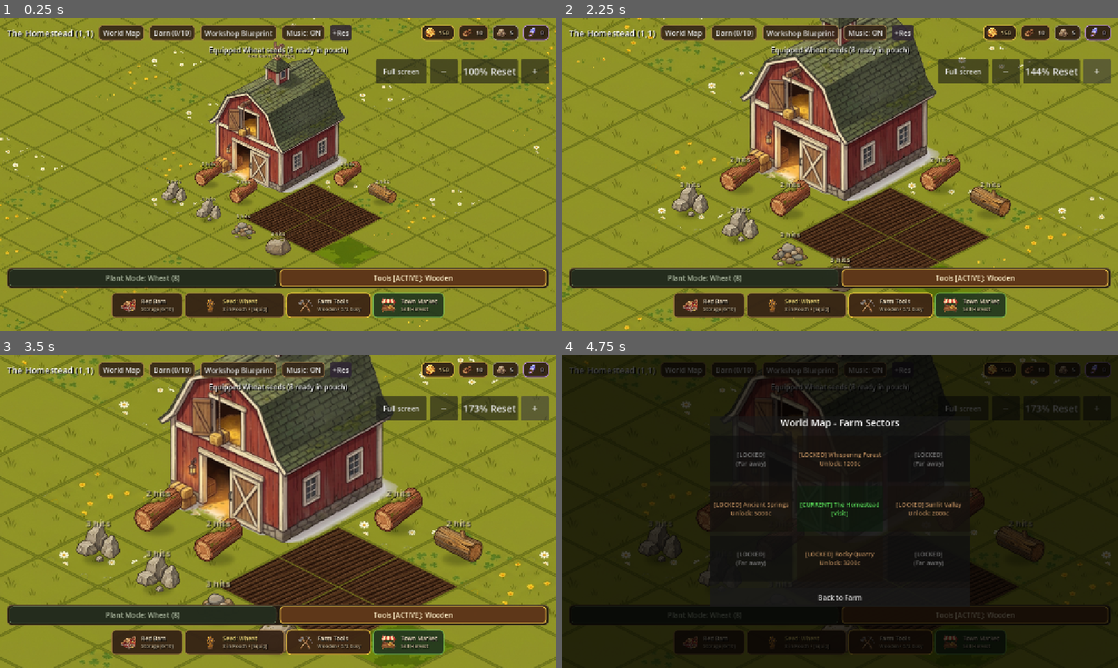
Above: before the commit, frames 1-4 (two rows, left to right).
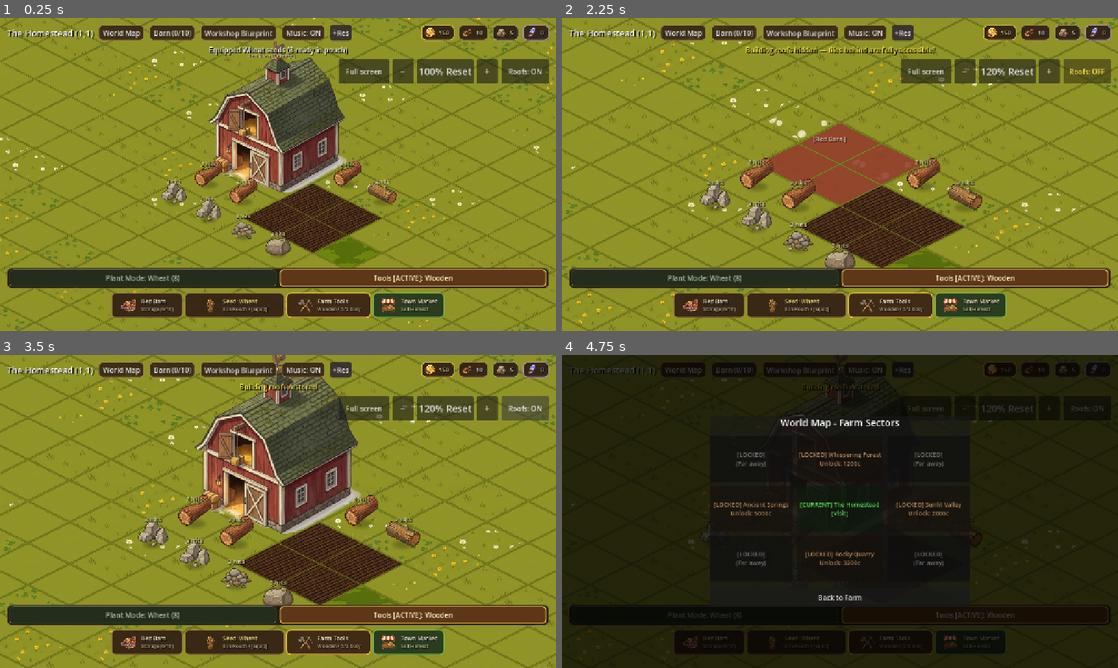
Above: after the commit, the same moments.

Repository: ShootyQ/FarmingApp
Game: Godot game, scene res://scenes/main.tscn
Same seed, same stepped clock (60 frames per second), same inputs: the game is played once before the commit and once after it.
Inputs (mouse positions are in pixels of both pictures, inside the frame that each line leads up to):
- Up to frame 1 (0.25 s): no input
- Up to frame 2 (2.25 s): click "Full screen" at 0.5 s; click "+" at 1.25 s; click (1084, 71) at 2 s, where only the run after the commit has a clickable "Roofs: ON"
- Up to frame 3 (3.5 s): click (522, 408) at 2.75 s, where only the run after the commit has a clickable "Roofs: OFF"
- Up to frame 4 (4.75 s): click "World Map" at 3.5 s; click "Barn (0/10)" at 4.25 s

The runs differ from the first frame. In frame 1, 1.2% of the frame differs, in the area x 61-98%, y 13-21%; in frame 2, 34%; in frame 3, 37%, in the area x 0-100%, y 0-100%; in frame 4, 2.2%.

Commit message:
Add Roofs toggle to flatten buildings and access tiles behind

Diff:
--- a/scripts/main.gd
+++ b/scripts/main.gd
@@ -186,6 +186,10 @@
 var placement_gy: int = 0
 var placement_drag_offset: Vector2 = Vector2.ZERO
 var placement_touch_started_on_ghost: bool = false
+
+# Building Flatten / Roof Toggle Mode (Hide roofs to access tiles behind them)
+var buildings_flattened: bool = false
+var toggle_buildings_btn: Button = null
 
 # Obstacle Variations: Weeds (4), Logs (2), Rocks (3)
 var tex_weeds = [
@@ -401,6 +405,8 @@
 		music_btn.text = "Music" if GameState.music_enabled else "Muted"
 	if dev_unlock_btn:
 		dev_unlock_btn.custom_minimum_size.y = 48
+	if toggle_buildings_btn:
+		toggle_buildings_btn.custom_minimum_size.y = 48
 	if mode_plant_btn:
 		mode_plant_btn.custom_minimum_size.y = 48
 	if mode_tools_btn:
@@ -565,6 +571,10 @@
 			return
 		elif event.keycode == KEY_2:
 			_set_active_mode("tools")
+			get_viewport().set_input_as_handled()
+			return
+		elif event.keycode == KEY_H:
+			_toggle_buildings_flattened()
 			get_viewport().set_input_as_handled()
 			return
 	if event is InputEventScreenTouch and event.pressed:
@@ -660,19 +670,20 @@
 	var controls = HBoxContainer.new()
 	controls.name = "ZoomControls"
 	controls.alignment = BoxContainer.ALIGNMENT_CENTER if mobile_ui else BoxContainer.ALIGNMENT_END
-	controls.add_theme_constant_override("separation", 8)
+	controls.add_theme_constant_override("separation", 4 if mobile_ui else 8)
 	$HUD/Margin/VBox.add_child(controls)
 	$HUD/Margin/VBox.move_child(controls, 2)
 	var fullscreen_btn = Button.new()
-	fullscreen_btn.text = "Full screen"
-	fullscreen_btn.custom_minimum_size = Vector2(116, 48)
+	fullscreen_btn.text = "Full" if mobile_ui else "Full screen"
+	fullscreen_btn.custom_minimum_size = Vector2(52, 48) if mobile_ui else Vector2(116, 48)
+	fullscreen_btn.add_theme_font_size_override("font_size", 14 if mobile_ui else 16)
 	fullscreen_btn.pressed.connect(_toggle_fullscreen)
 	controls.add_child(fullscreen_btn)
 	for caption in ["−", "100% Reset", "+"]:
 		var button = Button.new()
-		button.text = caption
-		button.custom_minimum_size = Vector2(48, 48) if mobile_ui else Vector2(64, 56)
-		button.add_theme_font_size_override("font_size", 18 if mobile_ui else 22)
+		button.text = ("100%" if mobile_ui else caption) if caption == "100% Reset" else caption
+		button.custom_minimum_size = (Vector2(40, 48) if caption != "100% Reset" else Vector2(54, 48)) if mobile_ui else (Vector2(48, 48) if caption != "100% Reset" else Vector2(64, 56))
+		button.add_theme_font_size_override("font_size", 14 if (mobile_ui and caption == "100% Reset") else (18 if mobile_ui else 22))
 		controls.add_child(button)
 		if caption == "100% Reset":
 			zoom_reset_btn = button
@@ -684,6 +695,32 @@
 			var factor = 1.2 if caption == "+" else 1.0 / 1.2
 			button.pressed.connect(func(): _zoom_at(camera.zoom.x * factor, get_viewport_rect().size * 0.5))
 
+	toggle_buildings_btn = Button.new()
+	toggle_buildings_btn.name = "ToggleBuildingsBtn"
+	toggle_buildings_btn.text = "Roofs: ON"
+	toggle_buildings_btn.tooltip_text = "Flatten building roofs to see and interact with tiles behind them"
+	toggle_buildings_btn.custom_minimum_size = Vector2(80, 48) if mobile_ui else Vector2(110, 56)
+	toggle_buildings_btn.add_theme_font_size_override("font_size", 13 if mobile_ui else 16)
+	toggle_buildings_btn.pressed.connect(_toggle_buildings_flattened)
+	controls.add_child(toggle_buildings_btn)
+
+func _toggle_buildings_flattened():
+	buildings_flattened = not buildings_flattened
+	_update_toggle_buildings_btn_text()
+	for i in range(plot_nodes.size()):
+		var tiles = GameState.sector_tiles.get(GameState.current_sector_coord, [])
+		if i < tiles.size() and tiles[i].get("type", "") in ["building", "barn"]:
+			_render_plot(i)
+	_show_message("Building roofs hidden — tiles behind are fully accessible!" if buildings_flattened else "Building roofs restored", true)
+
+func _update_toggle_buildings_btn_text():
+	if toggle_buildings_btn:
+		toggle_buildings_btn.text = "Roofs: OFF" if buildings_flattened else "Roofs: ON"
+		if buildings_flattened:
+			toggle_buildings_btn.modulate = Color(1.0, 0.90, 0.35, 1.0)
+		else:
+			toggle_buildings_btn.modulate = Color(1.0, 1.0, 1.0, 1.0)
+
 func _get_building_at_local_pos(local_pos: Vector2) -> String:
 	var building_keys = ["workshop", "barn", "mill", "bakery"]
 	for b_id in building_keys:
@@ -707,6 +744,10 @@
 		# Direct tap on one of the 4 footprint tiles
 		if tap_gx >= bgx and tap_gx <= (bgx + 1) and tap_gy >= bgy and tap_gy <= (bgy + 1):
 			return b_id
+
+		# If roofs are flattened/hidden, do NOT intercept clicks on tiles behind them!
+		if buildings_flattened:
+			continue
 
 		# Tap on the upper structure (roof/chimney/walls) extending into the air.
 		# Never intercept clicks on tiles in front of or to the side of the building footprint.
@@ -845,6 +886,18 @@
 		soil_sprite.position = Vector2.ZERO
 		soil_sprite.visible = false
 		node.add_child(soil_sprite)
+
+		# Layer 1b: Flat Building Foundation (when roofs are flattened)
+		var foundation = Polygon2D.new()
+		foundation.name = "Foundation"
+		foundation.polygon = PackedVector2Array([
+			Vector2(0, -ISO_H * 0.48),
+			Vector2(ISO_W * 0.48, 0),
+			Vector2(0, ISO_H * 0.48),
+			Vector2(-ISO_W * 0.48, 0)
+		])
+		foundation.visible = false
+		node.add_child(foundation)
 
 		# Layer 2: Standing Object Sprite (Tree Stump, Boulder, Crop, Weed)
 		var obj_sprite = Sprite2D.new()
@@ -1372,6 +1425,7 @@
 
 func _refresh_ui():
 	_update_music_btn_text()
+	_update_toggle_buildings_btn_text()
 	_update_mode_switcher_ui()
 	if tool_effects and effect_sector != GameState.current_sector_coord:
 		tool_effects.clear()
@@ -1450,71 +1504,107 @@
 	if fence_nw:
 		fence_nw.visible = ("nw_se" in fences)
 
+	var foundation = node.get_node_or_null("Foundation") as Polygon2D
+	if foundation:
+		foundation.visible = false
+
 	match type:
 		"building":
 			var b_id = tile.get("building_id", "barn")
 			var is_origin = tile.get("is_origin", false)
-			if is_origin:
-				soil_sprite.visible = false
-				obj_sprite.visible = true
-				if b_id == "workshop":
-					obj_sprite.texture = tex_workshop
-					obj_sprite.scale = Vector2(0.42, 0.42)
-					obj_sprite.offset = Vector2(0, -180)
-					obj_sprite.modulate = Color.WHITE
-					node.z_index = gx + gy + 2 - 2 * GameData.MEADOW_MIN
-					badge.position = Vector2(-75, -230)
-					badge.text = "Carpenter's Workshop"
-					badge.modulate = Color(0.95, 0.88, 0.65, 1.0)
-				elif b_id == "mill":
-					obj_sprite.texture = tex_mill
-					obj_sprite.scale = Vector2(0.55, 0.55)
-					obj_sprite.offset = Vector2(0, -32)
-					obj_sprite.modulate = Color.WHITE
-					node.z_index = gx + gy + 2 - 2 * GameData.MEADOW_MIN
-					badge.position = Vector2(-75, -190)
-					var m_b = GameState.buildings.get("mill", {})
-					if m_b.get("output_ready", 0) > 0:
-						badge.text = "Mill [Flour Ready!]"
-						badge.modulate = Color(1.0, 1.0, 0.4, 1.0)
-					elif m_b.get("is_processing", false):
-						var left = max(0.0, float(m_b.get("process_started_at", 0)) + float(m_b.get("process_duration", 300)) - Time.get_unix_time_from_system())
-						badge.text = "Milling (%s)" % GameData.format_time(left)
-						badge.modulate = Color(0.7, 1.0, 0.7, 1.0)
-					else:
-						badge.text = "Windmill [Idle]"
-						badge.modulate = Color(0.95, 0.88, 0.65, 1.0)
-				elif b_id == "bakery":
-					obj_sprite.texture = tex_bakery
-					obj_sprite.scale = Vector2(0.55, 0.55)
-					obj_sprite.offset = Vector2(0, -28)
-					obj_sprite.modulate = Color.WHITE
-					node.z_index = gx + gy + 2 - 2 * GameData.MEADOW_MIN
-					badge.position = Vector2(-75, -190)
-					var bk_b = GameState.buildings.get("bakery", {})
-					if bk_b.get("output_ready", 0) > 0:
-						badge.text = "Bakery [Bread Ready!]"
-						badge.modulate = Color(1.0, 1.0, 0.4, 1.0)
-					elif bk_b.get("is_processing", false):
-						var left = max(0.0, float(bk_b.get("process_started_at", 0)) + float(bk_b.get("process_duration", 600)) - Time.get_unix_time_from_system())
-						badge.text = "Baking (%s)" % GameData.format_time(left)
-						badge.modulate = Color(0.7, 1.0, 0.7, 1.0)
-					else:
-						badge.text = "Artisan Bakery [Idle]"
-						badge.modulate = Color(0.95, 0.88, 0.65, 1.0)
-				else: # barn
-					obj_sprite.texture = tex_barn
-					obj_sprite.scale = Vector2(1.25, 1.25)
-					obj_sprite.offset = Vector2(0, -58)
-					obj_sprite.modulate = Color.WHITE
-					node.z_index = gx + gy + 2 - 2 * GameData.MEADOW_MIN
-					badge.position = Vector2(-70, -225)
-					badge.text = "Red Barn [Storage]"
-					badge.modulate = Color(1.0, 0.92, 0.65, 1.0)
-			else:
+			if buildings_flattened:
 				soil_sprite.visible = false
 				obj_sprite.visible = false
-				badge.text = ""
+				if foundation:
+					foundation.visible = true
+					match b_id:
+						"workshop":
+							foundation.color = Color(0.55, 0.42, 0.28, 0.85)
+						"mill":
+							foundation.color = Color(0.42, 0.45, 0.50, 0.85)
+						"bakery":
+							foundation.color = Color(0.62, 0.36, 0.24, 0.85)
+						_:
+							foundation.color = Color(0.58, 0.22, 0.18, 0.85)
+				if is_origin:
+					badge.position = Vector2(-75, -20)
+					match b_id:
+						"workshop":
+							badge.text = "[Workshop]"
+							badge.modulate = Color(1.0, 0.92, 0.70, 1.0)
+						"mill":
+							badge.text = "[Windmill]"
+							badge.modulate = Color(0.85, 0.95, 1.0, 1.0)
+						"bakery":
+							badge.text = "[Bakery]"
+							badge.modulate = Color(1.0, 0.90, 0.75, 1.0)
+						_:
+							badge.text = "[Red Barn]"
+							badge.modulate = Color(1.0, 0.85, 0.75, 1.0)
+				else:
+					badge.text = ""
+			else:
+				if is_origin:
+					soil_sprite.visible = false
+					obj_sprite.visible = true
+					if b_id == "workshop":
+						obj_sprite.texture = tex_workshop
+						obj_sprite.scale = Vector2(0.42, 0.42)
+						obj_sprite.offset = Vector2(0, -180)
+						obj_sprite.modulate = Color.WHITE
+						node.z_index = gx + gy + 2 - 2 * GameData.MEADOW_MIN
+						badge.position = Vector2(-75, -230)
+						badge.text = "Carpenter's Workshop"
+						badge.modulate = Color(0.95, 0.88, 0.65, 1.0)
+					elif b_id == "mill":
+						obj_sprite.texture = tex_mill
+						obj_sprite.scale = Vector2(0.55, 0.55)
+						obj_sprite.offset = Vector2(0, -32)
+						obj_sprite.modulate = Color.WHITE
+						node.z_index = gx + gy + 2 - 2 * GameData.MEADOW_MIN
+						badge.position = Vector2(-75, -190)
+						var m_b = GameState.buildings.get("mill", {})
+						if m_b.get("output_ready", 0) > 0:
+							badge.text = "Mill [Flour Ready!]"
+							badge.modulate = Color(1.0, 1.0, 0.4, 1.0)
+						elif m_b.get("is_processing", false):
+							var left = max(0.0, float(m_b.get("process_started_at", 0)) + float(m_b.get("process_duration", 300)) - Time.get_unix_time_from_system())
+							badge.text = "Milling (%s)" % GameData.format_time(left)
+							badge.modulate = Color(0.7, 1.0, 0.7, 1.0)
+						else:
+							badge.text = "Windmill [Idle]"
+							badge.modulate = Color(0.95, 0.88, 0.65, 1.0)
+					elif b_id == "bakery":
+						obj_sprite.texture = tex_bakery
+						obj_sprite.scale = Vector2(0.55, 0.55)
+						obj_sprite.offset = Vector2(0, -28)
+						obj_sprite.modulate = Color.WHITE
+						node.z_index = gx + gy + 2 - 2 * GameData.MEADOW_MIN
+						badge.position = Vector2(-75, -190)
+						var bk_b = GameState.buildings.get("bakery", {})
+						if bk_b.get("output_ready", 0) > 0:
+							badge.text = "Bakery [Bread Ready!]"
+							badge.modulate = Color(1.0, 1.0, 0.4, 1.0)
+						elif bk_b.get("is_processing", false):
+							var left = max(0.0, float(bk_b.get("process_started_at", 0)) + float(bk_b.get("process_duration", 600)) - Time.get_unix_time_from_system())
+							badge.text = "Baking (%s)" % GameData.format_time(left)
+							badge.modulate = Color(0.7, 1.0, 0.7, 1.0)
+						else:
+							badge.text = "Artisan Bakery [Idle]"
+							badge.modulate = Color(0.95, 0.88, 0.65, 1.0)
+					else: # barn
+						obj_sprite.texture = tex_barn
+						obj_sprite.scale = Vector2(1.25, 1.25)
+						obj_sprite.offset = Vector2(0, -58)
+						obj_sprite.modulate = Color.WHITE
+						node.z_index = gx + gy + 2 - 2 * GameData.MEADOW_MIN
+						badge.position = Vector2(-70, -225)
+						badge.text = "Red Barn [Storage]"
+						badge.modulate = Color(1.0, 0.92, 0.65, 1.0)
+				else:
+					soil_sprite.visible = false
+					obj_sprite.visible = false
+					badge.text = ""
 
 		"decoration":
 			soil_sprite.visible = false
@@ -1549,16 +1639,26 @@
 			badge.modulate = Color(0.9, 0.95, 1.0, 0.95)
 
 		"barn":
-			soil_sprite.visible = false
-			obj_sprite.visible = true
-			obj_sprite.texture = tex_barn
-			obj_sprite.scale = Vector2(1.25, 1.25)
-			obj_sprite.offset = Vector2(0, -58)
-			obj_sprite.modulate = Color.WHITE
-			node.z_index = gx + gy + 2 - 2 * GameData.MEADOW_MIN
-			badge.position = Vector2(-70, -225)
-			badge.text = "Red Barn [Storage]"
-			badge.modulate = Color(1.0, 0.92, 0.65, 1.0)
+			if buildings_flattened:
+				soil_sprite.visible = false
+				obj_sprite.visible = false
+				if foundation:
+					foundation.visible = true
+					foundation.color = Color(0.58, 0.22, 0.18, 0.85)
+				badge.position = Vector2(-75, -20)
+				badge.text = "[Red Barn]"
+				badge.modulate = Color(1.0, 0.85, 0.75, 1.0)
+			else:
+				soil_sprite.visible = false
+				obj_sprite.visible = true
+				obj_sprite.texture = tex_barn
+				obj_sprite.scale = Vector2(1.25, 1.25)
+				obj_sprite.offset = Vector2(0, -58)
+				obj_sprite.modulate = Color.WHITE
+				node.z_index = gx + gy + 2 - 2 * GameData.MEADOW_MIN
+				badge.position = Vector2(-70, -225)
+				badge.text = "Red Barn [Storage]"
+				badge.modulate = Color(1.0, 0.92, 0.65, 1.0)
 
 		"grass":
 			soil_sprite.visible = false
--- a/tests/decorations_and_processing.gd
+++ b/tests/decorations_and_processing.gd
@@ -313,6 +313,38 @@
 	_assert(main_scene.music_btn.text == "Music: OFF", "Music button displays 'Music: OFF'")
 	main_scene.music_btn.pressed.emit()
 	_assert(game_state.music_enabled, "Tapping music button unmutes music")
-	_assert(main_scene.music_btn.text == "Music: ON", "Music button returns to 'Music: ON'")
+	# Test Roofs ON/OFF Flatten Buildings feature
+	_assert(main_scene.toggle_buildings_btn != null, "Toggle buildings button exists in HUD")
+	_assert(not main_scene.buildings_flattened, "Buildings flattened starts false")
+	_assert(main_scene.toggle_buildings_btn.text == "Roofs: ON", "Toggle buildings button starts as 'Roofs: ON'")
+
+	# Before flattening: roof click intercepts click
+	_assert(main_scene._get_building_at_local_pos(barn_pos + Vector2(0, -60)) == "barn", "Before flattening, roof area chooses barn")
+
+	# Toggle flattening ON
+	main_scene.toggle_buildings_btn.pressed.emit()
+	_assert(main_scene.buildings_flattened, "Buildings flattened is now true")
+	_assert(main_scene.toggle_buildings_btn.text == "Roofs: OFF", "Toggle button now says 'Roofs: OFF'")
+
+	# When flattened: roof space DOES NOT choose barn, leaving tiles behind accessible
+	var roof_click_flattened = main_scene._get_building_at_local_pos(barn_pos + Vector2(0, -60))
+	_assert(roof_click_flattened == "", "When flattened, roof space does not intercept clicks (got '%s')" % roof_click_flattened)
+
+	# Ground 2x2 foundation footprint STILL chooses barn
+	var foot_click_flattened = main_scene._get_building_at_local_pos(barn_pos + Vector2(0, 30))
+	_assert(foot_click_flattened == "barn", "When flattened, 2x2 ground footprint still chooses barn")
+
+	# Origin plot node sprite is hidden, foundation is visible
+	var barn_origin_idx = game_data.get_farm_index(Vector2i(0, 0))
+	var barn_origin_node = main_scene.plot_nodes[barn_origin_idx]
+	_assert(not barn_origin_node.get_node("ObjectSprite").visible, "Barn sprite is hidden when roofs are flattened")
+	_assert(barn_origin_node.get_node("Foundation").visible, "Barn foundation polygon is visible when roofs are flattened")
+
+	# Toggle flattening OFF (restore roofs)
+	main_scene.toggle_buildings_btn.pressed.emit()
+	_assert(not main_scene.buildings_flattened, "Buildings flattened toggled back to false")
+	_assert(main_scene.toggle_buildings_btn.text == "Roofs: ON", "Toggle button restored to 'Roofs: ON'")
+	_assert(barn_origin_node.get_node("ObjectSprite").visible, "Barn sprite is restored when roofs are ON")
+	_assert(not barn_origin_node.get_node("Foundation").visible, "Barn foundation polygon is hidden when roofs are ON")
 
 	main_scene.queue_free()
--- a/tests/mobile_layout.gd
+++ b/tests/mobile_layout.gd
@@ -24,6 +24,8 @@
 	_assert_fits(farm.music_btn, width)
 	assert(farm.music_btn.size.y >= 48, "Music button touch target height")
 	_assert_fits(farm.dev_unlock_btn, width)
+	_assert_fits(farm.toggle_buildings_btn, width)
+	assert(farm.toggle_buildings_btn.size.y >= 48, "Toggle buildings touch target height")
 	_assert_fits(farm.mode_switcher_bar, width)
 	_assert_fits(farm.mode_plant_btn, width)
 	_assert_fits(farm.mode_tools_btn, width)
